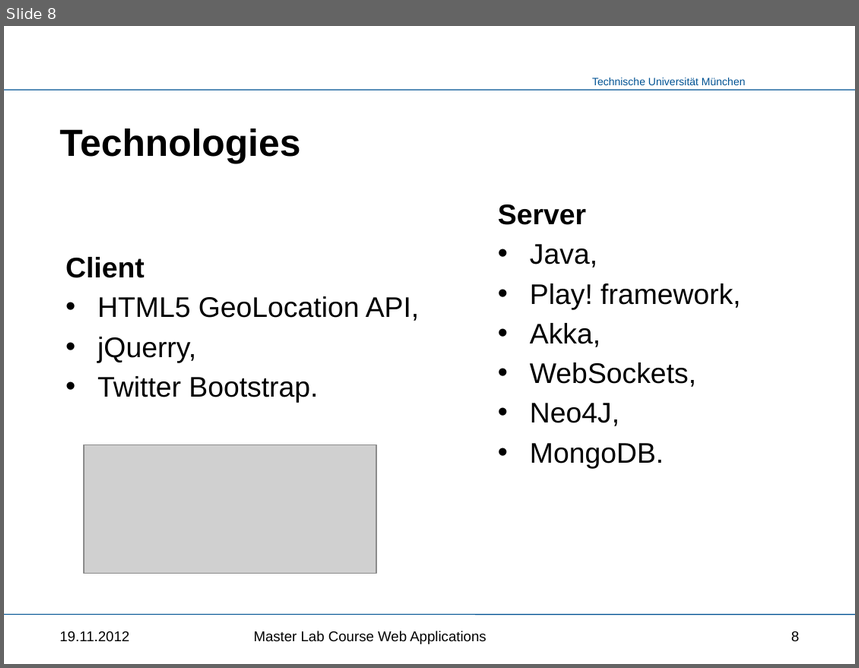
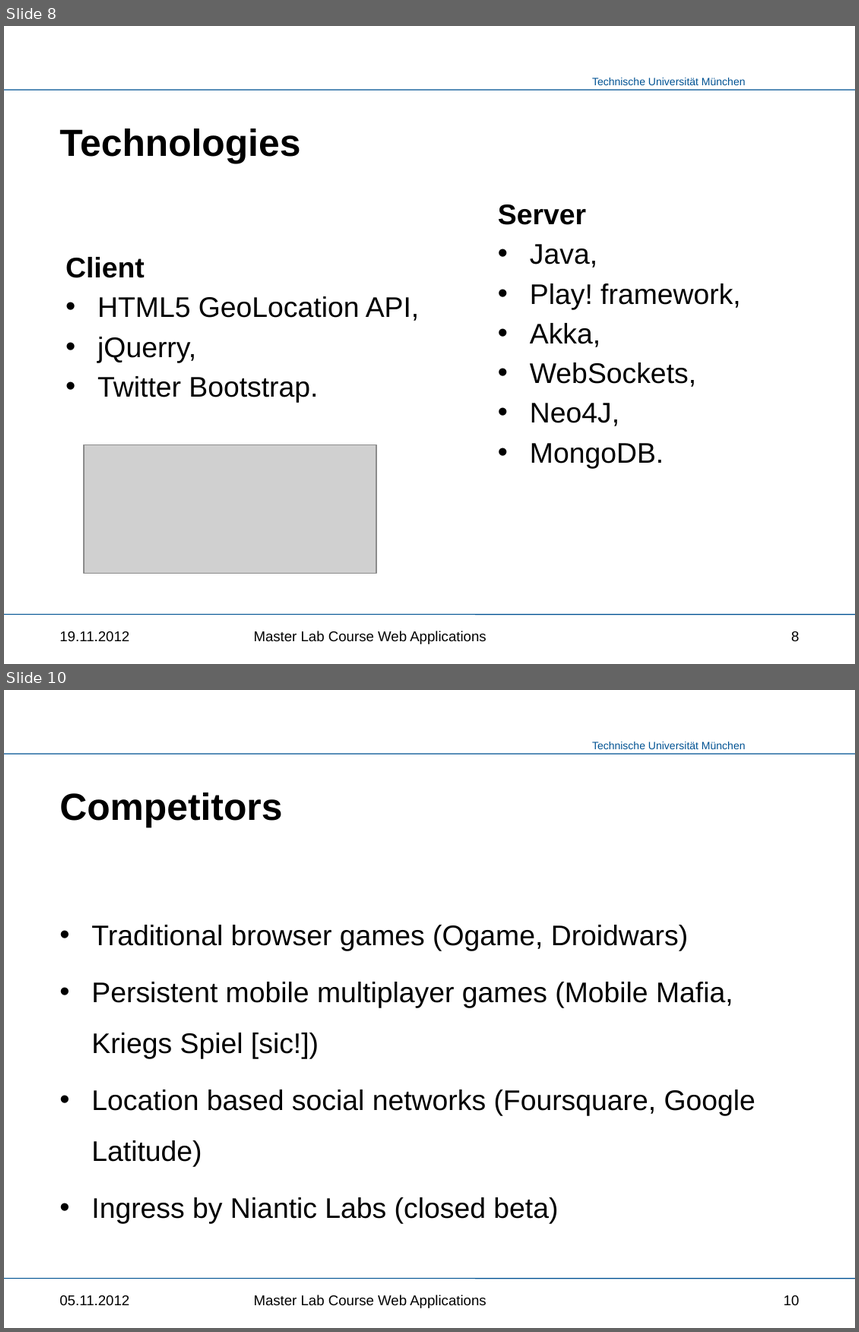
Before and after one commit to kneczaj/pi-puppids, a slide deck: docs/group4_project_presentation.pptx. Shown one above the other, each under a label of ours: slide 8 before the commit, slides 8 and 10 after it; the slides between them are not shown. The pictures are 859x668 and 859x1332 pixels, drawn with LibreOffice and Linux fonts; fonts in the diff are those of the drawing; grey boxes stand for pictures; background and template pictures are left out. Boxes give left, top, right and bottom in pixels: in the first picture for what was removed or moved away, otherwise in the second. Text is boxed around its words. In the diff, an @@ line names an element or a change of style, - is before the commit and + after.

```diff
--- a/docs/group4_project_presentation.pptx
+++ b/docs/group4_project_presentation.pptx
@@ slide 10 added at <box>4,690,855,1328</box>, background #FFFFFF; not listed: 3 template elements that a slide beside it also shows @@
@@ title added at <box>59,793,282,828</box>, 32 pt, text #000000, bold @@
+Competitors
@@ text added at <box>91,925,756,1224</box>, 24 pt, text #000000 @@
+• Traditional browser games (Ogame, Droidwars)
+• Persistent mobile multiplayer games (Mobile Mafia, Kriegs Spiel [sic!])
+• Location based social networks (Foursquare, Google Latitude)
+• Ingress by Niantic Labs (closed beta)
@@ text added at <box>59,1296,129,1306</box>, 12 pt, text #000000 @@
+05.11.2012
@@ text added at <box>254,1295,486,1309</box>, 12 pt, text #000000 @@
+Master Lab Course Web Applications
@@ page number added at <box>784,1296,800,1306</box>, 12 pt, text #000000 @@
+10
```
Also in this commit, not shown: 6 slides changed, 1 other slide added.
